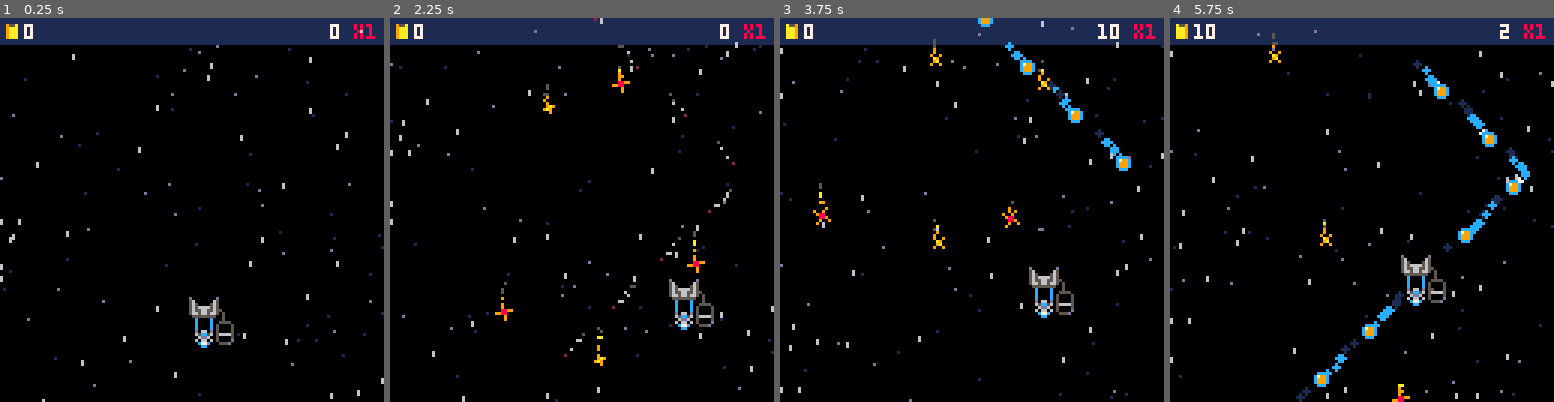
Above: before the commit, frames 1-4 (left to right).
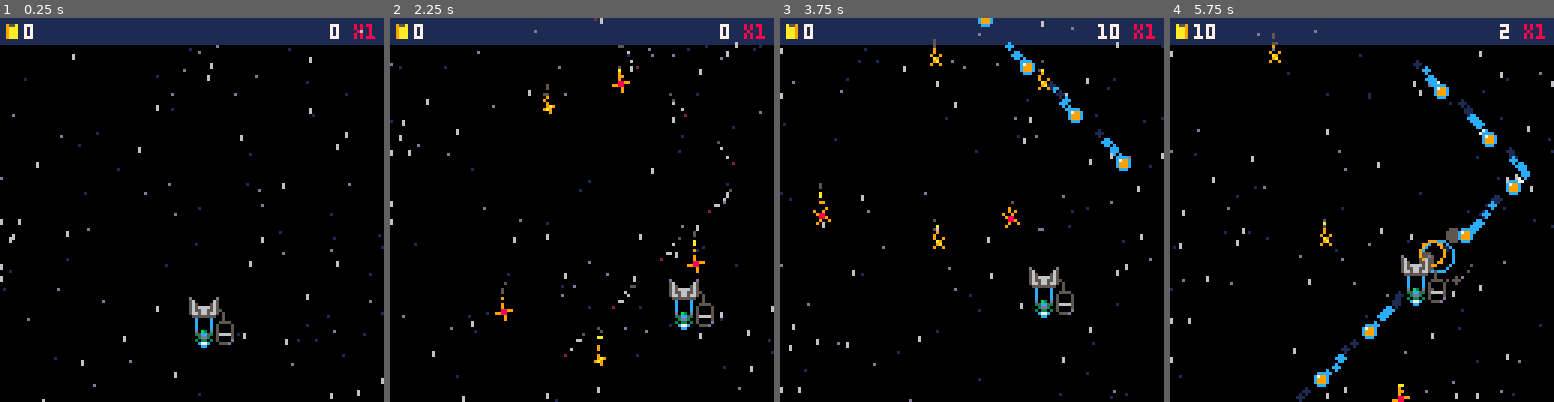
Above: after the commit, the same moments.

Repository: jacobneal65/drop-p8
Game: PICO-8 cartridge drop.p8
Same seed, same stepped clock (60 frames per second), same inputs: the game is played once before the commit and once after it.
Inputs:
- Up to frame 1 (0.25 s): no input
- Up to frame 2 (2.25 s): hold Right 1.6-2.1 s; hold Up from 2.15 s (still down)
- Up to frame 3 (3.75 s): release Up at 2.42 s; hold Right 2.47-3.03 s; hold Left 3.08-3.58 s; hold Down from 3.63 s (still down)
- Up to frame 4 (5.75 s): release Down at 3.97 s; hold Right 4.02-4.68 s; hold Up 4.73-5.03 s; hold Left 5.08-5.68 s; hold Down from 5.73 s (still down)

The runs differ from the first frame. In frame 1, less than 0.1% of the frame differs, in the area x 50-56%, y 81-85%; in frame 2, less than 0.1%; in frame 3, less than 0.1%; in frame 4, 0.5%, in the area x 61-79%, y 54-74%.

Commit message:
removed ship sound effects and update shwave particles

Diff:
--- a/drop.p8
+++ b/drop.p8
@@ -15,7 +15,8 @@
 	f1c={8,9,10,5}--red effect
 	f2c={7,6,6,5}--white to grey
 	f3c={7,12,12,1}--blue flame
-
+	shwv_clrs={8,9,9,10}
+	bshv_c={7,12,12,12}
 	--player
 	p_x=64
 	p_y=100
@@ -94,20 +94,18 @@
 	 p_spr=4
 	 b_spr=17
 	 s_spr=21
-	 sfx(2)
 	end
 	if btn(1) then
 	 p_x+=p_hspd
 	 p_r=true
-	 sfx(2)
 	 p_spr=4
 	 b_spr=17
 	 s_spr=20
 	 p_flp=true
 	end
 	--up/down
-	if (btn(2)) p_y-=p_vspd sfx(3)
-	if (btn(3)) p_y+=p_vspd sfx(2)
+	if (btn(2)) p_y-=p_vspd
+	if (btn(3)) p_y+=p_vspd
 
 
 	--bounds
@@ -371,6 +369,8 @@
 				elseif mult>1 then
 					mult_sfx=6
 				end
+				shwave(fruit.x+3,fruit.y+3,1,4,bshv_c)
+				puff(fruit.x+3,fruit.y,f2c)
 				del(fruits,fruit)
 				tf_tmr=0
 				sfx(mult_sfx)
@@ -523,6 +523,7 @@
 			--fruit captured
 		if bucket_collides(fl) then
 			combo+=fl.sz*mult
+			shwave(fl.x+3,fl.y+3,1,3,shwv_clrs)
 
 			del(fruitlet,fl)
 			generate_fruitlet(1)
@@ -610,7 +611,7 @@
 
 -->8
 --particles
-function add_fx(x,y,die,dx,dy,grav,grow,shrink,r,c_table)
+function add_fx(x,y,die,dx,dy,grav,grow,shrink,r,c_table,shwave)
     local fx={
         x=x,
         y=y,
@@ -623,51 +624,57 @@
         shrink=shrink,
         r=r,
         c=0,
-        c_table=c_table
+        c_table=c_table,
+        shwave=shwave
     }
     add(effects,fx)
 end
 
 function update_fx()
-    for fx in all(effects) do
-        --lifetime
-        fx.t+=1
-        if fx.t>fx.die then del(effects,fx) end
-
-        --color depends on lifetime
-        if fx.t/fx.die < 1/#fx.c_table then
-            fx.c=fx.c_table[1]
-
-        elseif fx.t/fx.die < 2/#fx.c_table then
-            fx.c=fx.c_table[2]
-
-        elseif fx.t/fx.die < 3/#fx.c_table then
-            fx.c=fx.c_table[3]
-
-        else
-            fx.c=fx.c_table[4]
-        end
-
-        --physics
-        if fx.grav then fx.dy+=.5 end
-        if fx.grow then fx.r+=.1 end
-        if fx.shrink then fx.r-=.1 end
-
-        --move
-        fx.x+=fx.dx
-        fx.y+=fx.dy
-    end
+ for fx in all(effects) do
+  --lifetime
+  fx.t+=1
+  if fx.t>fx.die then del(effects,fx) end
+
+  --color depends on lifetime
+  if fx.t/fx.die < 1/#fx.c_table then
+      fx.c=fx.c_table[1]
+
+  elseif fx.t/fx.die < 2/#fx.c_table then
+      fx.c=fx.c_table[2]
+
+  elseif fx.t/fx.die < 3/#fx.c_table then
+      fx.c=fx.c_table[3]
+
+  else
+      fx.c=fx.c_table[4]
+  end
+
+  --physics
+  if fx.grav then fx.dy+=.5 end
+  if fx.grow then fx.r+=.1 end
+  if fx.shrink then fx.r-=.1 end
+		if fx.shwave then fx.r+=1 end
+  --move
+  fx.x+=fx.dx
+  fx.y+=fx.dy
+ end
 end
 
 function draw_fx()
-    for fx in all(effects) do
-        --draw pixel for size 1, draw circle for larger
-        if fx.r<=1 then
-            pset(fx.x,fx.y,fx.c)
-        else
-            circfill(fx.x,fx.y,fx.r,fx.c)
-        end
-    end
+ for fx in all(effects) do
+  --draw pixel for size 1, draw circle for larger
+  if fx.r<=1 then
+      pset(fx.x,fx.y,fx.c)
+  else
+  	if fx.shwave then
+				circ(fx.x,fx.y,fx.r,fx.c)
+  	else
+  	 circfill(fx.x,fx.y,fx.r,fx.c)
+  	end
+
+  end
+ end
 end
 
 -- fire effect
@@ -678,19 +685,57 @@
         add_fx(
             x+rnd(1)-1/2,  -- x
             y+rnd(1)-1/2,  -- y
-            l+rnd(l),-- die
-            dx,         -- dx
-            dy,       -- dy
-            false,     -- gravity
-            false,     -- grow
-            true,      -- shrink
-            r,         -- radius
-            c_table    -- color_table
+            l+rnd(l),--die
+            dx, --dx
+            dy, --dy
+            false, --gravity
+            false, --grow
+            true, --shrink
+            r, --radius
+            c_table,--color_table
+            false
+
         )
     end
 end
 
-
+function shwave(x,y,r,l,c_table)
+ --settings
+ add_fx(
+     x,  -- x
+     y,  -- y
+     l+rnd(l),--die
+     0,--dx
+     0,--dy
+     false,--gravity
+     false,--grow
+     false,--shrink
+     r,--radius
+     c_table,--color_table
+     true --shwave
+ )
+end
+
+function puff(x,y,col)
+	for i=0,10 do
+		local _ang=rnd()
+		local _dx=sin(_ang)*2
+		local _dy=cos(_ang)*2
+		add_fx(
+			x+4,
+			y+4,
+			5,-- die
+			_dx,--dx
+			_dy,--dy
+			false,     -- gravity
+			false,     -- grow
+			true,      -- shrink
+			rnd(3),--radius
+			col,
+			false--shwave
+		)
+	end
+end
 -->8
 --starfield
 function starfield()
@@ -727,10 +772,10 @@
 00000000000d00000000d0000c0000c00c000c0000000000000cc000000cc00000c77c0000000000000000000000000000000000000000000000000000000000
 0070070000056000000650000c0000c00c000c000000000000000000000cc000000cc00000000000000000000000900000090000009009000000000000000000
 0007700000056500005650000c0000c00c000c00000000000000000000000000000000000000000000000000009a90000009a900000a90000000000000000000
-0007700000056566665650000d0660d005060d000000000000000000000000000000000000000000000000000009a900009a90000009a0000000000000000000
-007007000005655665565000065cc560055c56000000000000000000000000000000000000000000000000000009000000009000009009000000000000000000
-000000000005665665665000006dd600006d60000000000000000000000000000000000000000000000000000000000000000000000000000000000000000000
-00000000000055555555000006066060050606000000000000000000000000000000000000000000000000000000000000000000000000000000000000000000
+0007700000056566665650000d0b30d0050b0d000000000000000000000000000000000000000000000000000009a900009a90000009a0000000000000000000
+007007000005655665565000035cc530055c53000000000000000000000000000000000000000000000000000009000000009000009009000000000000000000
+000000000005665665665000003dd300003d30000000000000000000000000000000000000000000000000000000000000000000000000000000000000000000
+00000000000055555555000003033030050303000000000000000000000000000000000000000000000000000000000000000000000000000000000000000000
 00000000000000000000000000555500005550000055500000000000000000000000000000000000000000000000000000000000000000000000000000000000
 00000000000d0000000d000005000050050005000500050000000000000000000000000000000000000000000000000000000000000000000000000000000000
 000000000005600000650000050000500500050005000500009559000045590000455a0000455a0000955a0000a55a0000a5590000a5540000a5540000955400
Not shown, changed: the music (__music__) section of drop.p8
Not shown, changed: the sound effects (__sfx__) section of drop.p8
